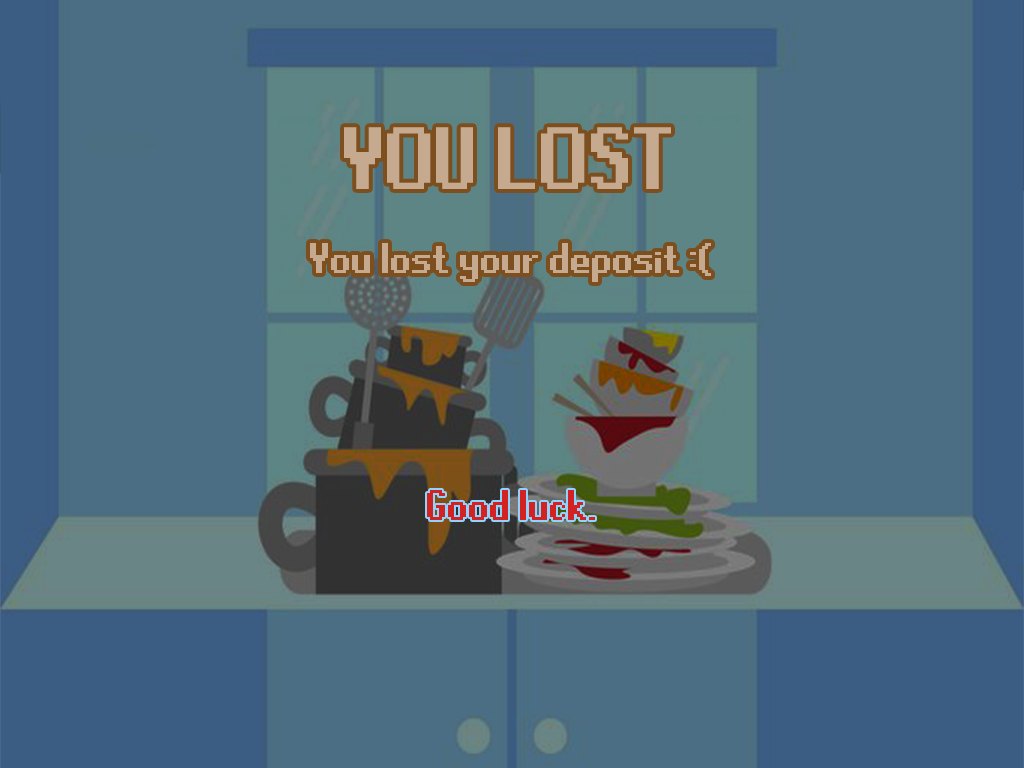
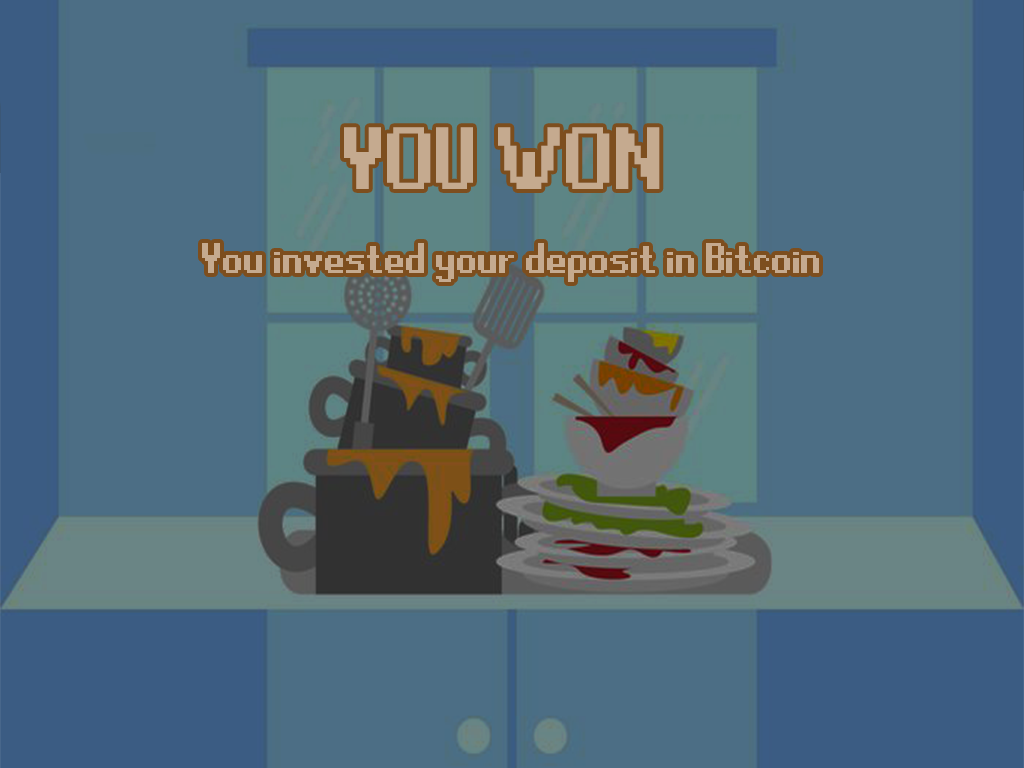
Comparing the layer stacks of the two (1024, 768) images. Changes:
renamed "You lost your deposit :(" to "You invested your deposit in Bitcoin", painted on it over box(202, 243, 819, 282)
hid "Good luck." over box(427, 490, 595, 520)
renamed "YOU LOST" to "YOU WON", painted on it over box(494, 127, 671, 189)
